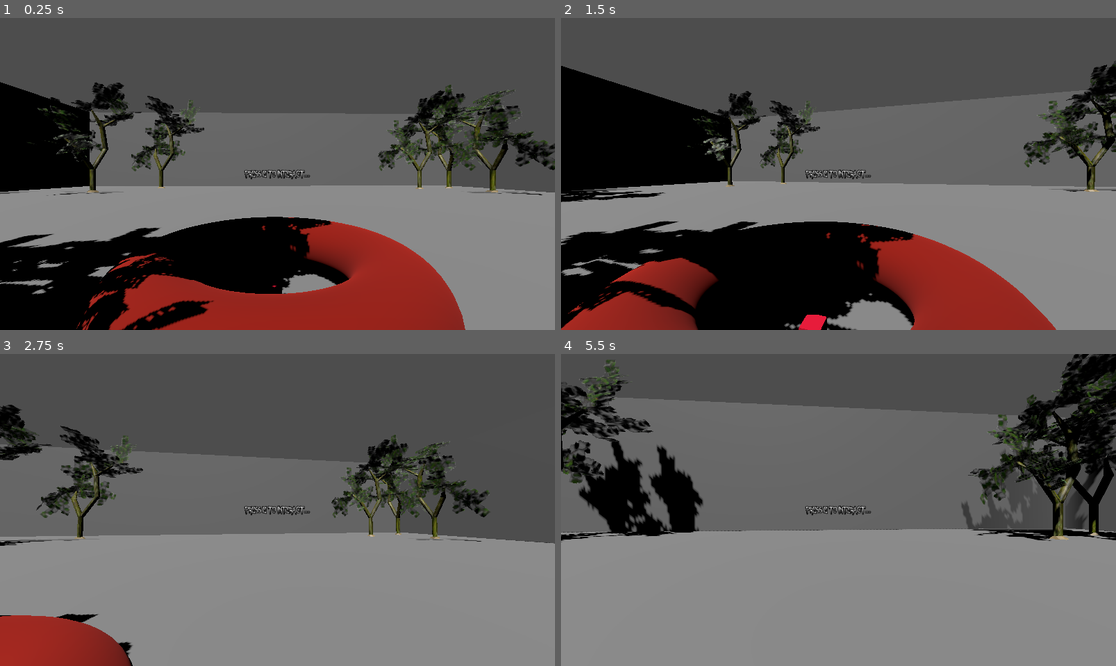
Above: before the commit, frames 1-4 (two rows, left to right).
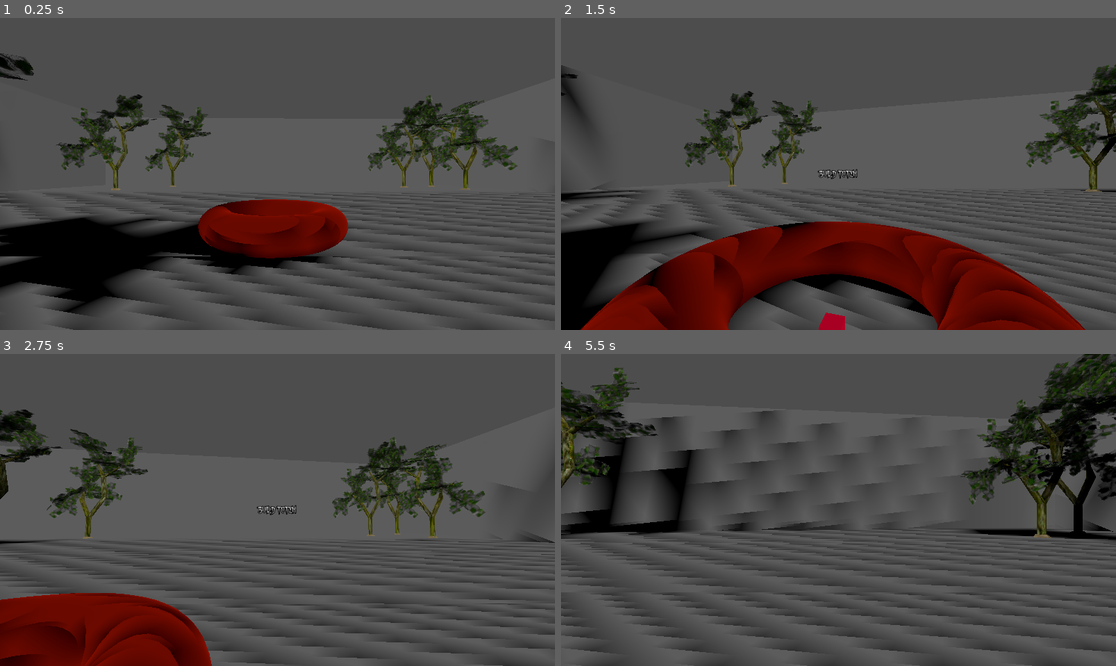
Above: after the commit, the same moments.

Repository: RichardOyster/RockyMountainGameCollab
Game: Godot game, scene res://main.tscn
Same seed, same stepped clock (60 frames per second), same inputs: the game is played once before the commit and once after it.
Inputs (mouse positions are in pixels of both pictures, inside the frame that each line leads up to):
- Up to frame 1 (0.25 s): no input
- Up to frame 2 (1.5 s): tap E (interact) at 0.5, 1.35 s; move the mouse to (866, 174) at 0.52 s; hold E (interact) 0.53-1.28 s; hold W (move_forward) from 0.53 s (still down); move the mouse to (810, 174) at 1.27 s
- Up to frame 3 (2.75 s): keep holding W (move_forward); tap E (interact) at 2 s; move the mouse to (288, 503) at 2.02 s; hold E (interact) from 2.03 s (still down)
- Up to frame 4 (5.5 s): keep holding W (move_forward); move the mouse to (832, 516) at 2.77 s; release E (interact) at 2.78 s; tap E (interact) at 2.85, 3.5, 4.35 s; move the mouse to (877, 513) at 3.52 s; hold E (interact) 3.53-4.28 s; move the mouse to (794, 506) at 4.27 s; move the mouse to (844, 510) at 5.02 s; hold E (interact) from 5.03 s (still down)

The runs differ from the first frame. In frame 1, 54% of the frame differs, in the area x 0-100%, y 11-100%; in frame 2, 55%; in frame 3, 48%; in frame 4, 65%, in the area x 0-100%, y 0-100%.

Commit message:
Added the basic mechanics! The player can now look for bones which spawn randomly in premarked locations. Still need to work on adding more rounds, updating the ritual site between rounds, and coding the ending scare.

Diff:
--- /dev/null
+++ b/bone_grave.gd
@@ -0,0 +1,15 @@
+extends Node3D
+
+@onready var interactable: Area3D = $Interactable
+
+@export var bone_points: int = 1
+
+func _ready() -> void:
+    interactable.interact = _on_interact
+
+func _on_interact() -> void:
+    # Safely calls 'add_bonescore' on our Main scene using the "main" group
+    get_tree().call_group("main", "add_bonescore", bone_points)
+
+    # If you want the item to disappear when picked up:
+    queue_free()
--- a/bone_grave.tscn
+++ b/bone_grave.tscn
@@ -1,5 +1,6 @@
 [gd_scene format=3 uid="uid://c4kumfgt4nymf"]
 
+[ext_resource type="Script" uid="uid://bx8nx8nhyckjo" path="res://bone_grave.gd" id="1_0odeh"]
 [ext_resource type="PackedScene" uid="uid://dn07hmhhnpbmc" path="res://interactable.tscn" id="1_xbo51"]
 
 [sub_resource type="StandardMaterial3D" id="StandardMaterial3D_yf5fn"]
@@ -11,6 +12,7 @@
 [sub_resource type="SphereShape3D" id="SphereShape3D_g4v7s"]
 
 [node name="BoneGrave" type="Node3D" unique_id=1436268548]
+script = ExtResource("1_0odeh")
 
 [node name="Mound" type="StaticBody3D" parent="." unique_id=1139953854]
 
--- a/interactable.gd
+++ b/interactable.gd
@@ -13,5 +13,5 @@
 
 
 # Called every frame. 'delta' is the elapsed time since the previous frame.
-func _process(delta: float) -> void:
+func _process(_delta: float) -> void:
 	pass
--- a/interactingcomponent.gd
+++ b/interactingcomponent.gd
@@ -6,6 +6,10 @@
 var current_interactions := []
 var can_interact := true
 #This code calls the interact label and prepares variables for interactions
+
+func _ready() -> void:
+	interact_label.hide()
+# Fix 1: Ensure the label is hidden immediately on start
 
 func _input(event: InputEvent) -> void:
 	if event.is_action_pressed("interact") and can_interact:
@@ -26,8 +30,10 @@
 			interact_label.show()
 		else:
 			interact_label.hide()
-			#The code above deals with the interact labels, lines 24 - 28.
+			#The code above deals with the interact labels, lines 28 - 32.
 			#May need to change later when we add a progress bar to digging.
+	else:
+		interact_label.hide()
 
 func _sort_by_nearest(area1, area2):
 	var area1_dist = global_position.distance_to(area1.global_position)
@@ -35,8 +41,8 @@
 	return area1_dist < area2_dist
 	#This code is for allowing objects that are closer to be interacted with first.
 
-func _on_interact_range_area_exited(area: Area3D) -> void:
+func _on_interact_range_area_entered(area: Area3D) -> void:
 	current_interactions.push_back(area)
 
-func _on_interact_range_area_entered(area: Area3D) -> void:
+func _on_interact_range_area_exited(area: Area3D) -> void:
 	current_interactions.erase(area)
--- /dev/null
+++ b/main.gd
@@ -0,0 +1,75 @@
+extends Node
+
+@export var BoneGrave: PackedScene
+# Preloads the grave scene for use
+
+var bonescore: int = 0
+var ritualscore: int = 0
+var roundscore: int = 0
+
+@export var graves_to_spawn: int = 1
+
+var spawn_positions_array:Array[Vector3]
+# This array will be necessary in getting the bone graves to spawn randomly in fixed locations.
+
+
+# Called when the node enters the scene tree for the first time.
+func _ready() -> void:
+	print("penis") # Replace with function body.
+	for spawn_markers in find_children("SpawnPoint*", "Marker3D", true, false):
+		spawn_positions_array.append(spawn_markers.global_position)
+
+	# Saftey check for spawnpoints
+	if spawn_positions_array.is_empty():
+		push_warning("No spawns were found loser. Check the Marker3D node names.")
+
+	spawn_graves()
+
+func spawn_graves() -> void:
+	if BoneGrave == null:
+		push_error("BoneGrave scene was not assigned in the inspector.")
+		return
+
+	var available_positions=spawn_positions_array.duplicate()
+	available_positions.shuffle()
+	# Removes used positions.
+
+	var spawn_count = min(graves_to_spawn, available_positions.size())
+	# Determines how many graves will be spawned based on how many we want.
+
+	for i in range(spawn_count):
+		# Instatiates the grave.
+		var grave_instance = BoneGrave.instantiate()
+
+		add_child(grave_instance)
+		#Adds the grave as a child node of the main scene.
+
+		grave_instance.global_position = available_positions[i]
+
+
+
+
+
+
+
+func add_bonescore(amount: int) -> void:
+	bonescore += amount
+	print("Current bonescore is: " , bonescore)
+
+func add_ritualscore(amount: int) -> void:
+	ritualscore += amount
+
+func try_perform_ritual(points: int) -> bool:
+	if bonescore >= 1:
+		bonescore -= 1
+		ritualscore += points
+		print("Ritual successful! Ritual Score: ", ritualscore, " | Bones left: ", bonescore)
+		return true
+	else:
+		print("Not enough bones for ritual!")
+		return false
+
+
+# Called every frame. 'delta' is the elapsed time since the previous frame.
+func _process(_delta: float) -> void:
+	pass
--- a/main.tscn
+++ b/main.tscn
@@ -1,18 +1,36 @@
 [gd_scene format=3 uid="uid://cawxx7pjkpr1n"]
 
 [ext_resource type="PackedScene" uid="uid://cua0spqwrokoo" path="res://level.tscn" id="1_0xm2m"]
+[ext_resource type="Script" uid="uid://hffoopkciao1" path="res://main.gd" id="1_lquwl"]
 [ext_resource type="PackedScene" uid="uid://cl5ubspkypc0x" path="res://player.tscn" id="2_0xm2m"]
 [ext_resource type="PackedScene" uid="uid://b3b6j725j8kby" path="res://ritual_site.tscn" id="3_h2yge"]
+[ext_resource type="PackedScene" uid="uid://c4kumfgt4nymf" path="res://bone_grave.tscn" id="4_1bvp3"]
 
-[node name="Main" type="Node" unique_id=157006384]
+[node name="Main" type="Node" unique_id=157006384 groups=["main"]]
+script = ExtResource("1_lquwl")
+BoneGrave = ExtResource("4_1bvp3")
 
 [node name="DirectionalLight3D" type="DirectionalLight3D" parent="." unique_id=431178783]
-transform = Transform3D(-0.8660254, -0.43301278, 0.25, 0, 0.49999997, 0.86602545, -0.50000006, 0.75, -0.43301266, 0, 0, 0)
+transform = Transform3D(-0.8528684, -0.5132583, 0.0958181, -0.15038377, 0.41721186, 0.8962806, -0.49999997, 0.75, -0.43301263, 0, 87.3, 0)
+light_energy = 0.425
+light_indirect_energy = 2.275
+light_volumetric_fog_energy = 3.715
+light_angular_distance = 82.44
+light_specular = 0.0
 shadow_enabled = true
 
 [node name="Level" parent="." unique_id=234740822 instance=ExtResource("1_0xm2m")]
 
 [node name="Player" parent="." unique_id=1040764405 instance=ExtResource("2_0xm2m")]
-transform = Transform3D(1, 0, 0, 0, 1, 0, 0, 0, 1, 0, 0, -14.900001)
+transform = Transform3D(1, 0, 0, 0, 1, 0, 0, 0, 1, 0, 0, -28)
 
 [node name="Ritual Site" parent="." unique_id=186982503 instance=ExtResource("3_h2yge")]
+
+[node name="SpawnPoint1" type="Marker3D" parent="." unique_id=2002642938]
+transform = Transform3D(1, 0, 0, 0, 1, 0, 0, 0, 1, -39.7, 0, -16.5)
+
+[node name="SpawnPoint2" type="Marker3D" parent="." unique_id=449227690]
+transform = Transform3D(1, 0, 0, 0, 1, 0, 0, 0, 1, 59.9, 0, 86.8)
+
+[node name="SpawnPoint3" type="Marker3D" parent="." unique_id=1285382582]
+transform = Transform3D(1, 0, 0, 0, 1, 0, 0, 0, 1, 52.4, 0, -26.900002)
--- a/neck.gd
+++ b/neck.gd
@@ -23,9 +23,9 @@
 		mouse_input.x += event.relative.x * mouse_sensitivity
 		mouse_input.y += event.relative.y * mouse_sensitivity
 
-func _process(delta: float) -> void:
+func _process(_delta: float) -> void:
 	# Changed '-' to '+' to flip the vertical look direction
-	input_rotation.x = clampf(input_rotation.x + mouse_input.y, deg_to_rad(-90), deg_to_rad(85))
+	input_rotation.x = clampf(input_rotation.x + mouse_input.y, deg_to_rad(-30), deg_to_rad(50))
 
 	# Horizontal look rotation
 	input_rotation.y -= mouse_input.x
--- a/player.gd
+++ b/player.gd
@@ -2,11 +2,11 @@
 extends CharacterBody3D
 
 
-func _physics_process(delta: float) -> void:
-	#For WASD movements
+func _physics_process(_delta: float) -> void:
+	# For WASD movements
 	var input_dir: Vector2 = Input.get_vector("move_right", "move_left", "move_backwards", "move_forward")
 
-	#Basic Locomotion
+	# Basic Locomotion
 	var new_velocity = Vector2.ZERO
 	var direction: Vector3 = (transform.basis * Vector3(input_dir.x, 0.0, input_dir.y)).normalized()
 	if direction:
--- a/project.godot
+++ b/project.godot
@@ -14,6 +14,10 @@
 run/main_scene="uid://cawxx7pjkpr1n"
 config/features=PackedStringArray("4.7", "GL Compatibility")
 config/icon="res://icon.svg"
+
+[global_group]
+
+main="Has several functions needed for interactables"
 
 [input]
 
--- /dev/null
+++ b/ritual_site.gd
@@ -0,0 +1,16 @@
+extends Node
+@onready var interactable: Area3D = $Interactable
+
+@export var ritual_points: int = 1
+
+func _ready() -> void:
+	interactable.interact = _on_interact
+
+func _on_interact() -> void:
+	# Fetch the main scene node from the "main" group
+	# This function allows this script to access any variables and functions quickly from main!! Very useful!
+	var main_node = get_tree().get_first_node_in_group("main")
+
+	if main_node and main_node.try_perform_ritual(ritual_points):
+		# Only destroy the item if the player has enough bones
+		queue_free()
--- a/ritual_site.tscn
+++ b/ritual_site.tscn
@@ -1,4 +1,7 @@
 [gd_scene format=3 uid="uid://b3b6j725j8kby"]
+
+[ext_resource type="PackedScene" uid="uid://dn07hmhhnpbmc" path="res://interactable.tscn" id="1_5v5h3"]
+[ext_resource type="Script" uid="uid://bmanem070ofr8" path="res://ritual_site.gd" id="1_ojd04"]
 
 [sub_resource type="CylinderShape3D" id="CylinderShape3D_yf5fn"]
 
@@ -8,7 +11,10 @@
 [sub_resource type="TorusMesh" id="TorusMesh_yf5fn"]
 material = SubResource("StandardMaterial3D_57qmd")
 
+[sub_resource type="SphereShape3D" id="SphereShape3D_g4v7s"]
+
 [node name="Ritual Site" type="Node" unique_id=186982503]
+script = ExtResource("1_ojd04")
 
 [node name="Site" type="StaticBody3D" parent="." unique_id=1468183238]
 transform = Transform3D(12.370177, 0, 0, 0, 12.043471, 0, 0, 0, 13.267798, 0, 2.1, 0)
@@ -20,3 +26,10 @@
 [node name="MeshInstance3D" type="MeshInstance3D" parent="." unique_id=1876383201]
 transform = Transform3D(8.9065275, 0, 0, 0, 7.587387, 0, 0, 0, 8.358714, 0, 2.1, 0)
 mesh = SubResource("TorusMesh_yf5fn")
+
+[node name="Interactable" parent="." unique_id=416284619 instance=ExtResource("1_5v5h3")]
+interact_name = "Build Totem"
+
+[node name="CollisionShape3D" type="CollisionShape3D" parent="Interactable" unique_id=747917660]
+transform = Transform3D(20.405003, 0, 0, 0, 14.688001, 0, 0, 0, 19.745604, 0, 0, 0)
+shape = SubResource("SphereShape3D_g4v7s")
Not shown, added: bone_grave.gd.uid
Not shown, added: main.gd.uid
Not shown, added: ritual_site.gd.uid
